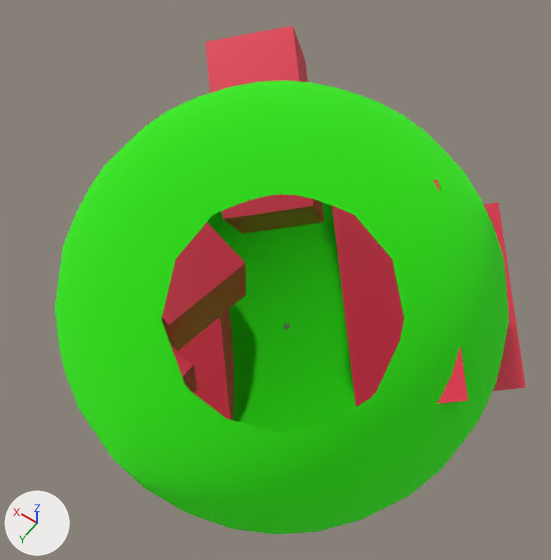
One commit to the Blender file artwork/earth.blend: the scene before it, then after it.
Both versions are drawn from a camera (50 mm lens) standing at (-121.0, 170.0, 286.0) and looking at (10.0, -12.0, -1.0). The axes (+X, +Y, +Z) are drawn at lower left. The lights are the same throughout. The older version comes first. Everything nearer to the camera than a plane just in front of the edit is cut away.

In view in the first picture: 'Cube', 'earth', 'rocks.001', 'rocks.002', 'rocks.003', 'rocks.005', 'rocks.006' and 1 more.
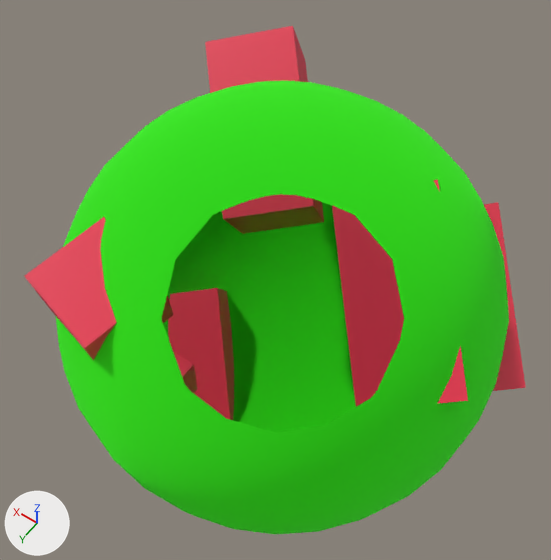
Changed parts and their boxes [x1, y1, x2, y2] in the pictures (551 x 560 px):
'rocks.001', moved: before [162, 222, 246, 351]; after [25, 217, 173, 360]
'Cube', deleted: before [284, 323, 290, 330]

Patch to the scene script:
```diff
--- a/artwork/earth.blend.py
+++ b/artwork/earth.blend.py
@@ ob_rocks_001 @@
 ob_rocks_001 = bpy.data.objects.new('rocks.001', me_cube_002)
-ob_rocks_001.location = (0.0, 0.0, 0.0)
+ob_rocks_001.location = (19.0, 23.6, -2.5)
@@ ob_cube @@
-ob_cube = bpy.data.objects.new('Cube', me_cube_007)
-ob_cube.location = (-8.8, 4.7, -4.4)
```
